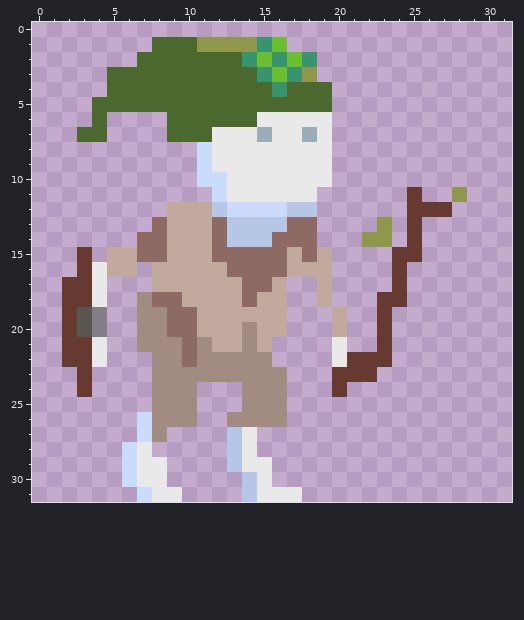
File history of a pixel-art sprite, res/Doug's Sprites/DougTheAdventurer2.png. That is the earlier state.
The file is 32x32 pixels. The old version is drawn lined up with the new one.
After:
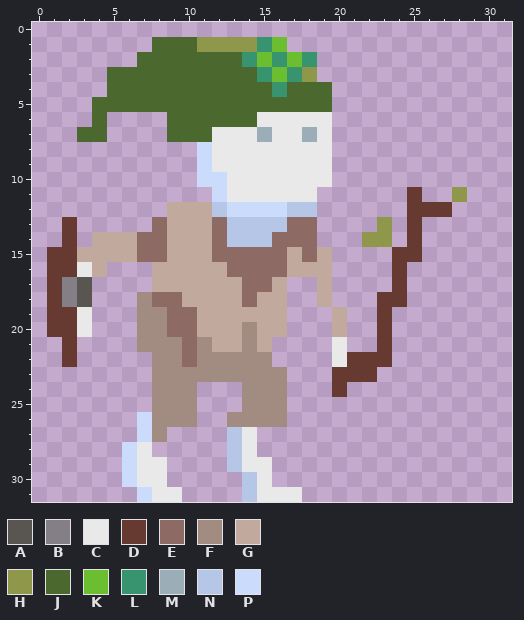
Palette (. is transparent): A #595652  B #847e87  C #e9e9e9  D #663931  E #8d6a64  F #a28b81  G #c1a99e  H #8f974a  J #4b692f  K #6abe30  L #37946e  M #9badb7  N #b6c6e6  P #cbdbfc
Edits made:
whole drawing moved by -3,+0 (the old picture is shown already moved)
y 13: x 2 . -> D
y 14: x 2 . -> D; x 4..6 ... -> GGG
y 15: x 1..4 ..D. -> DDGG
y 16: x 1..6 ..DCGG -> DDCG..
y 17..18: x 1..4 .DDC -> DBA.
y 19..20: x 1 . -> D; x 3..4 AB -> C.
y 21..22: x 3..4 DC -> ..
y 23..24: x 3 D -> .
